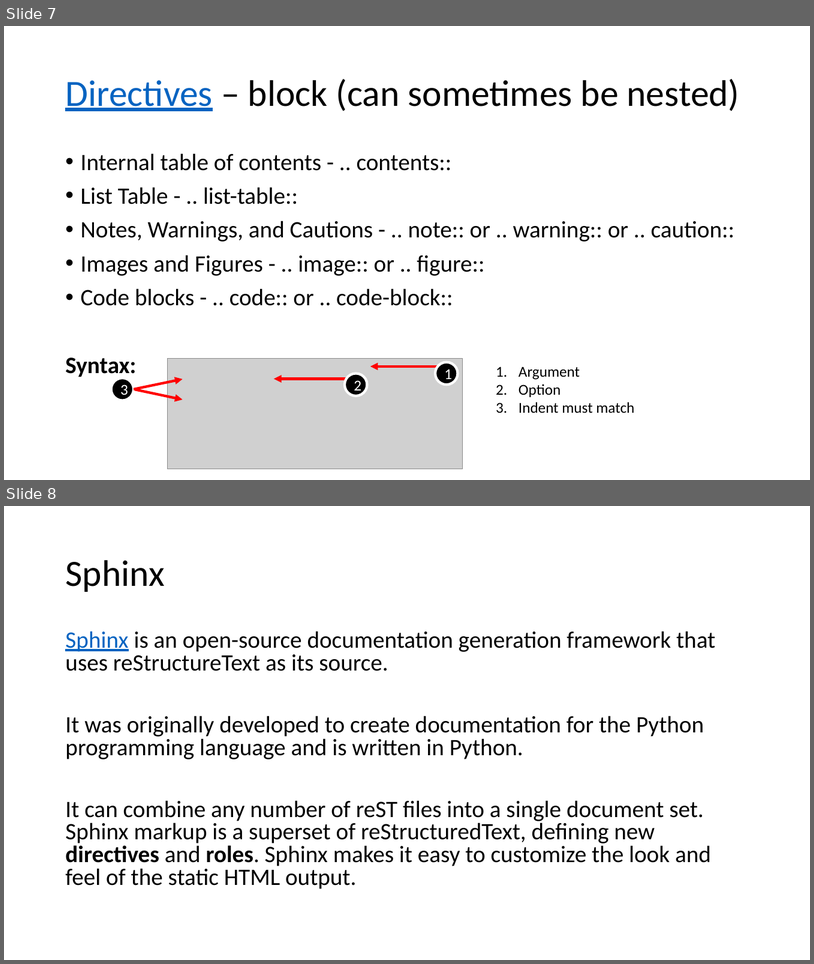
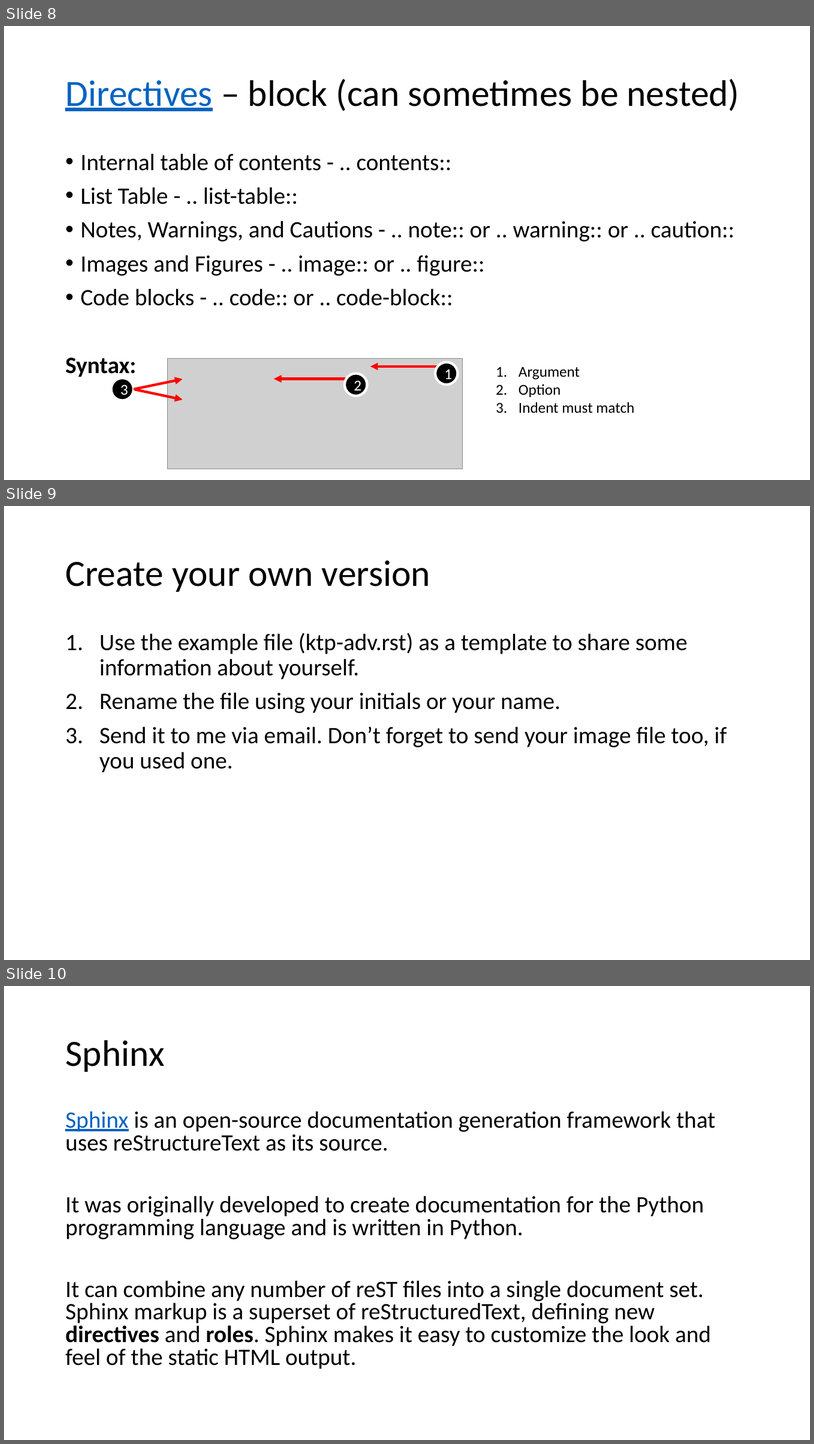
Before and after one commit to intelkevinputnam/tech-writing-school, a slide deck: rest-sphinx-for-open-source.pptx. Shown one above the other, each under a label of ours: slides 7 and 8 before the commit, slides 8, 9 and 10 after it. The pictures are 814x964 and 814x1444 pixels, drawn with LibreOffice and Linux fonts; fonts in the diff are those of the drawing; grey boxes stand for pictures. Boxes give left, top, right and bottom in pixels: in the first picture for what was removed or moved away, otherwise in the second. Text is boxed around its words. In the diff, an @@ line names an element or a change of style, - is before the commit and + after.

```diff
--- a/rest-sphinx-for-open-source.pptx
+++ b/rest-sphinx-for-open-source.pptx
@@ slide 9 added at (4,506,810,960), background #FFFFFF @@
@@ title added at (65,560,431,592), 44 pt, text #000000 @@
+Create your own version
@@ text added at (99,633,727,772), 28 pt, text #000000 @@
+1. Use the example file (ktp-adv.rst) as a template to share some information about yourself.
+2. Rename the file using your initials or your name.
+3. Send it to me via email. Don’t forget to send your image file too, if you used one.
@@ what was slide 7 is now slide 8 @@
@@ what was slide 8 is now slide 10 @@
```
Also in this commit, not shown: 2 slides changed, 1 other slide added, 1 other file.
